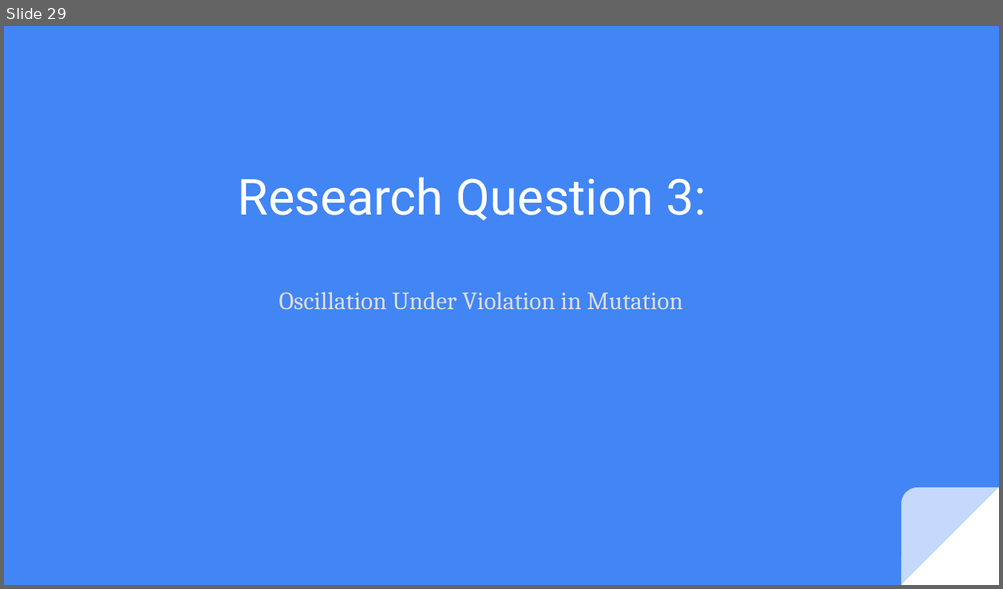
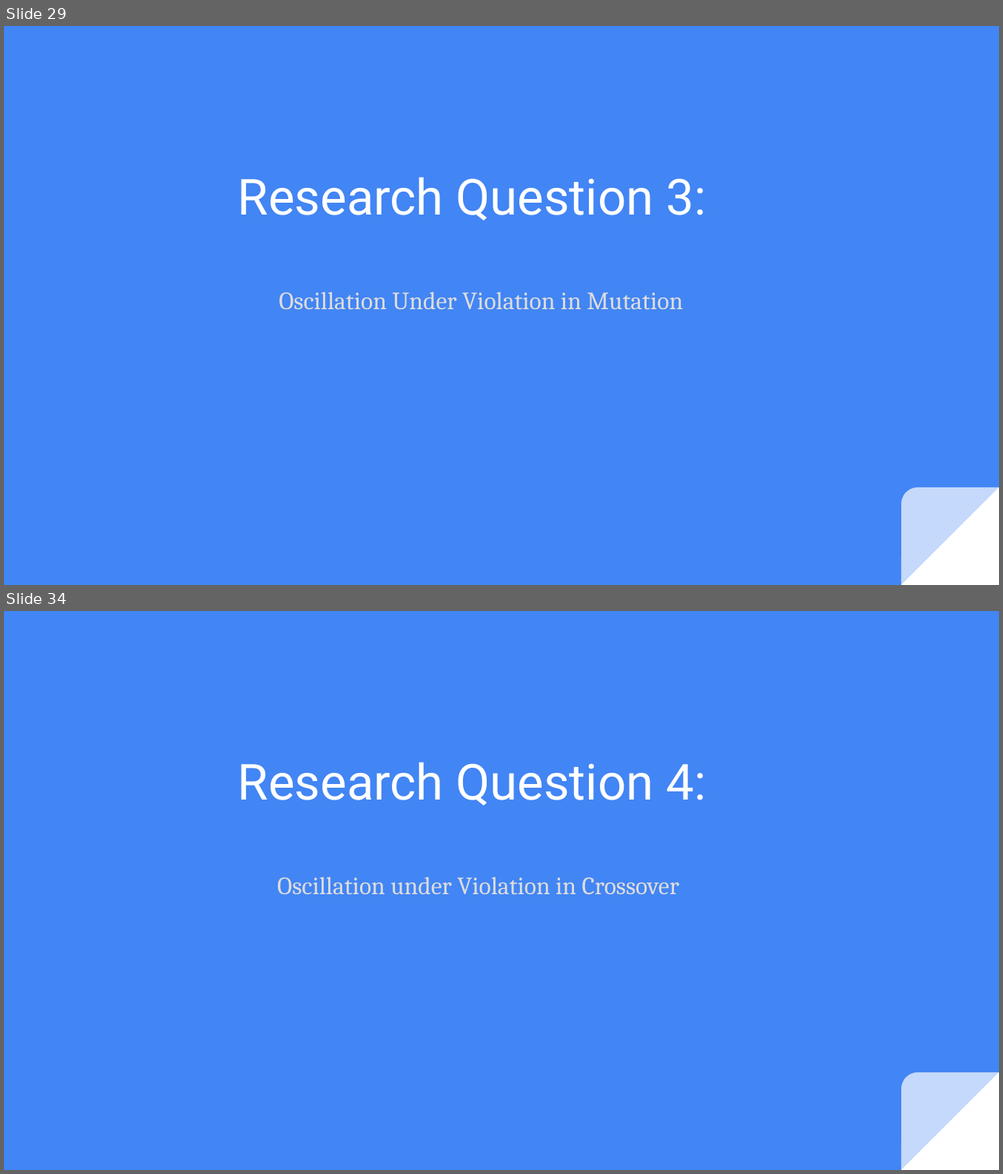
Before and after one commit to mduwalsh/project, a slide deck: thesis_slides_mahendra.odp. Shown one above the other, each under a label of ours: slide 29 before the commit, slides 29 and 34 after it; the slides between them are not shown. The pictures are 1003x589 and 1003x1174 pixels, drawn with LibreOffice and Linux fonts; fonts in the diff are those of the drawing. Boxes give left, top, right and bottom in pixels: in the first picture for what was removed or moved away, otherwise in the second. Text is boxed around its words. In the diff, an @@ line names an element or a change of style, - is before the commit and + after.

```diff
--- a/thesis_slides_mahendra.odp
+++ b/thesis_slides_mahendra.odp
@@ slide 34 added at box(4, 611, 999, 1170), background #4285F4; not listed: 2 template elements that a slide beside it also shows @@
@@ title added at box(238, 762, 706, 806), 36 pt, text #FFFFFF @@
+Research Question 4:
@@ subtitle added at box(277, 877, 680, 895), 18 pt, text #DDDDDD @@
+Oscillation under Violation in Crossover
```
Also in this commit, not shown: 3 other slides added, 4 other files.
